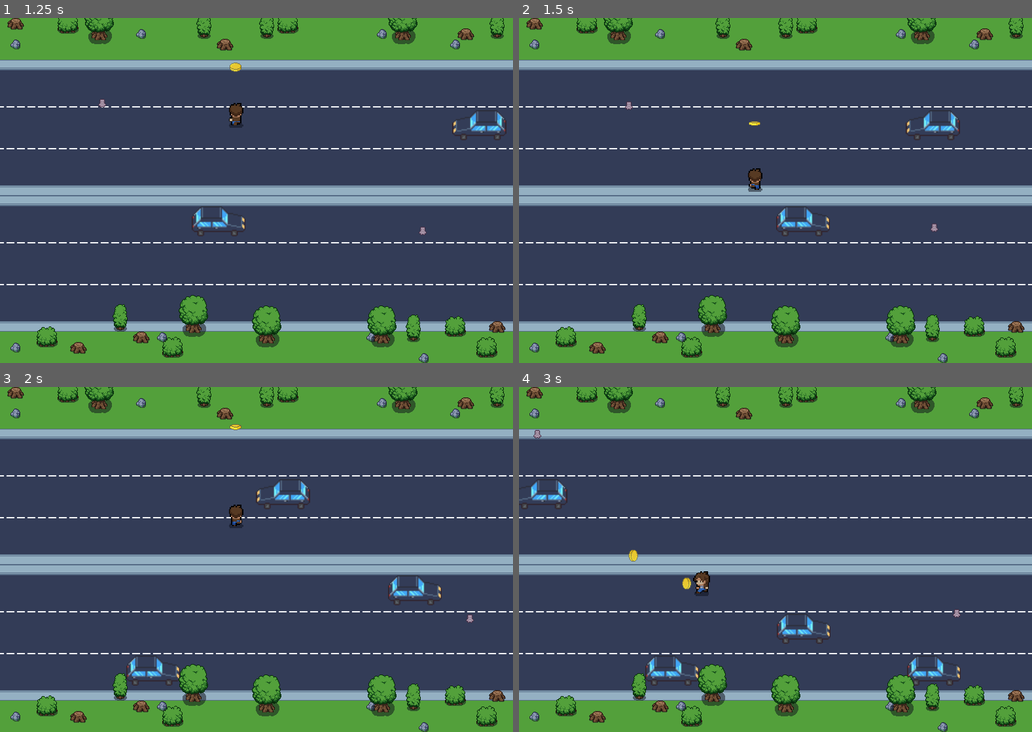
Above: before the commit, frames 1-4 (two rows, left to right).
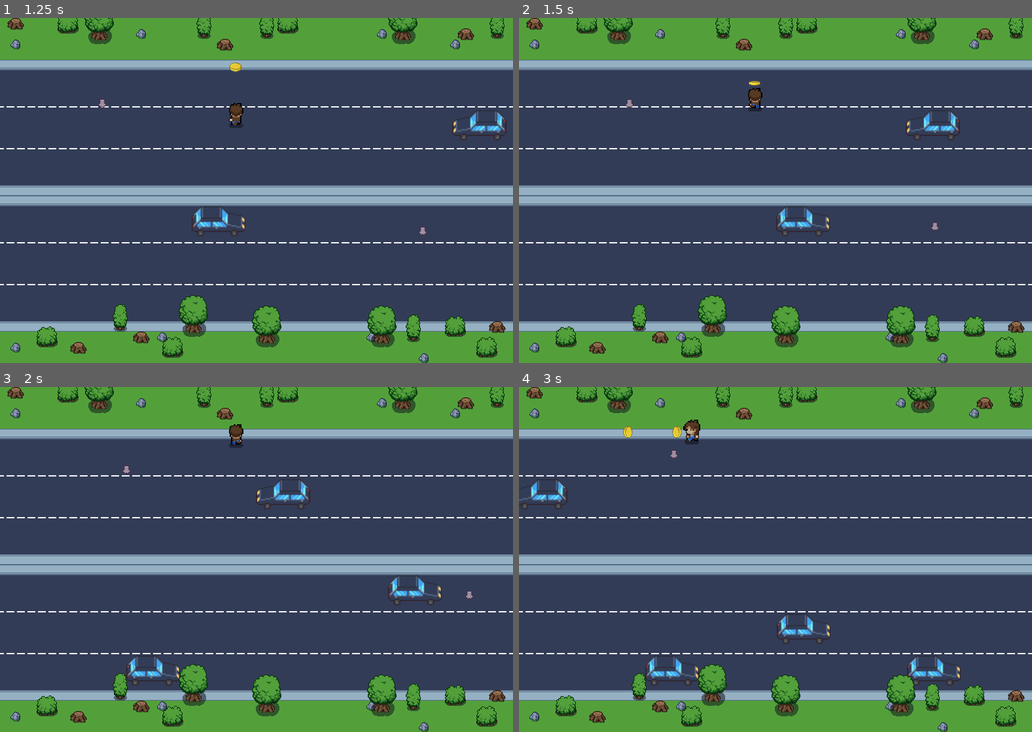
Above: after the commit, the same moments.

Repository: emyeatGrass/ConUhacksX
Game: Godot game, scene res://scenes/main.tscn
Same seed, same stepped clock (60 frames per second), same inputs: the game is played once before the commit and once after it.
Inputs:
- Up to frame 1 (1.25 s): hold Up (move_up) from 0.53 s (still down); tap Space (shoot) at 0.6 s
- Up to frame 2 (1.5 s): keep holding Up (move_up); tap Space (shoot) at 1.35 s
- Up to frame 3 (2 s): keep holding Up (move_up)
- Up to frame 4 (3 s): release Up (move_up) at 2.03 s; hold Left (move_left) from 2.03 s (still down); tap Space (shoot) at 2.1, 2.85 s

Frame 1 is identical in both runs. In frame 2, 0.4% of the frame differs, in the area x 20-82%, y 18-62%; in frame 3, 0.4%; in frame 4, 0.6%, in the area x 2-86%, y 9-67%.

Commit message:
Fixed car physics

Diff:
--- a/lost-and-jammed/scenes/crackhead.tscn
+++ b/lost-and-jammed/scenes/crackhead.tscn
@@ -106,7 +106,7 @@
 }]
 
 [sub_resource type="RectangleShape2D" id="RectangleShape2D_t41bf"]
-size = Vector2(12, 14)
+size = Vector2(11, 6)
 
 [node name="Crackhead" type="CharacterBody2D"]
 collision_layer = 8
@@ -118,6 +118,7 @@
 animation = &"idle_down"
 
 [node name="CollisionShape2D" type="CollisionShape2D" parent="."]
+position = Vector2(-0.5, 4)
 shape = SubResource("RectangleShape2D_t41bf")
 
 [node name="VisibleOnScreenNotifier2D" type="VisibleOnScreenNotifier2D" parent="."]
--- a/lost-and-jammed/scenes/player.tscn
+++ b/lost-and-jammed/scenes/player.tscn
@@ -4,7 +4,8 @@
 [ext_resource type="Script" uid="uid://ds73bq3pnqmcv" path="res://scripts/player.gd" id="1_g2els"]
 
 [sub_resource type="CapsuleShape2D" id="CapsuleShape2D_g2els"]
-height = 20.0
+radius = 3.0
+height = 10.0
 
 [sub_resource type="AtlasTexture" id="AtlasTexture_g2els"]
 atlas = ExtResource("1_3vyb7")
@@ -298,6 +299,8 @@
 script = ExtResource("1_g2els")
 
 [node name="CollisionShape2D" type="CollisionShape2D" parent="."]
+position = Vector2(0, 7)
+rotation = 1.5707964
 shape = SubResource("CapsuleShape2D_g2els")
 
 [node name="AnimatedSprite2D" type="AnimatedSprite2D" parent="."]
--- a/lost-and-jammed/scripts/car_blue.gd
+++ b/lost-and-jammed/scripts/car_blue.gd
@@ -53,10 +53,19 @@
 		return
 	_recent_hit_time_left_by_id[id] = hit_cooldown_s
 
-	var knock_dir := Vector2.ZERO
-	if body is CharacterBody2D:
-		knock_dir = -body.velocity
+	# Compute knockback from hit position + car travel direction.
+	# - `hit_dir`: where the body is relative to the car (car -> body)
+	# - `car_dir`: direction the car is moving
+	var hit_dir: Vector2 = (body.global_position - global_position).normalized()
+
+	var car_dir: Vector2 = velocity.normalized()
+	if car_dir == Vector2.ZERO:
+		car_dir = Vector2.RIGHT * float(direction)
+
+	# If the body is in front of the car, bias knockback forward.
+	var forwardness: float = maxf(hit_dir.dot(car_dir), 0.0)
+	var knock_dir: Vector2 = (hit_dir + car_dir * forwardness).normalized()
 	if knock_dir == Vector2.ZERO:
-		knock_dir = body.global_position - global_position
+		knock_dir = hit_dir if hit_dir != Vector2.ZERO else car_dir
 
 	body.call("apply_knockback", knock_dir)
